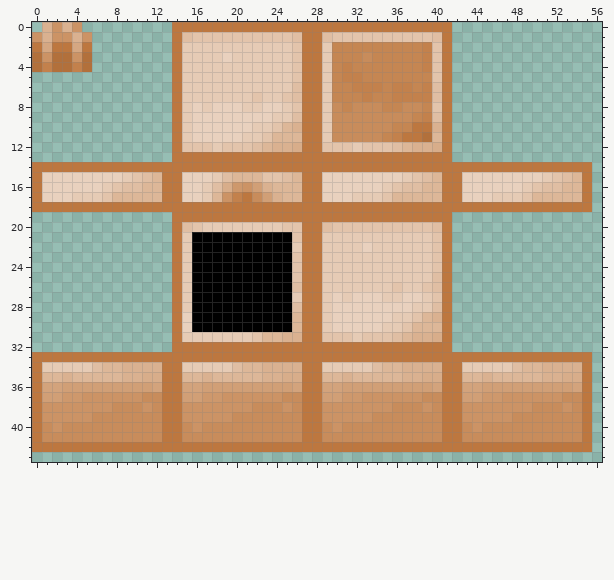
Pixel-art sprite -- assets/ironchest/textures/model/copperchest.png. The first picture shows the starting point.
The file is 64x64 pixels. Colours within 5 levels of each other are drawn and written as one. Shown: x 0..56, y 0..43.
The same view after the edit:
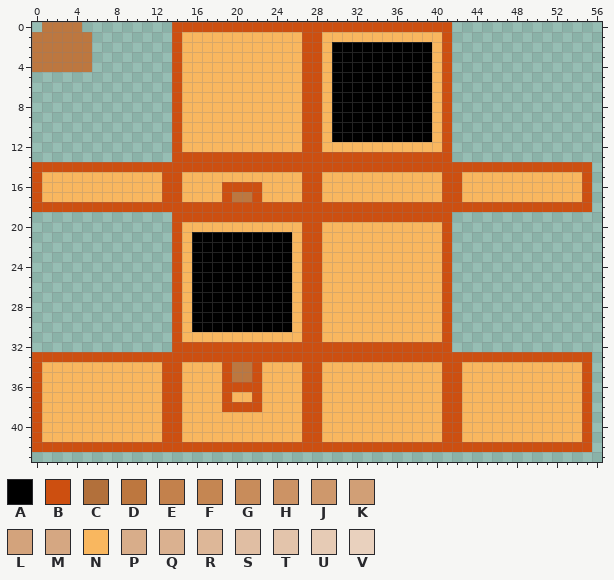
Palette (. is transparent): A #000000  B #cd4f10  C #b2703b  D #bd773f  E #c3814c  F #c58652  G #c88c5b  H #cc9365  J #ce986c  K #d19f76  L #d3a37c  M #d5a782  N #f9b75f  P #d8ad8a  Q #dab190  R #ddb798  S #e0bea3  T #e3c4ab  U #e6cbb5  V #e9d1be
Edits made:
@@ x 0..56 @@
- 0 .QHQH.........DDDDDDDDDDDDDDDDDDDDDDDDDDDD...............
- 1 HQHHQH........DSTTTTTTTTTTSDDSTTTTTTTTTTSD...............
- 2 DMDDMD........DUUUUUUUUUUUTDDUFFFFFFFFFETD...............
- 3 CHCCHC........DUUUUVUUUUUUTDDUFFFGFFFFFETD...............
- 4 CECCEC........DUUUUUUUUUUUTDDUFEFFFFFFFETD...............
- 5 ..............DUUUUUUUUUUUTDDUFEEFFFFFFFTD...............
- 6 ..............DUUUUUUUUUUUSDDUFFEEEFEEFESD...............
- 7 ..............DUUUUUUUTUUTSDDUFFFEFFEEEESD...............
- 8 ..............DUVUVVVUUVVUTDDUGFGGGFFGGFTD...............
- 9 ..............DUVVVVVVVVUUSDDUGGGGGGGGFESD...............
-10 ..............DUVVVVVVUUTRQDDUGGGGGGFFDDQD...............
-11 ..............DUVVVVVUUTRRRDDUGGGGGFEDDCRD...............
-12 ..............DTTTUTTTSRQQPDDTTTUTTTSRQQPD...............
-13 ..............DDDDDDDDDDDDDDDDDDDDDDDDDDDD...............
-14 DDDDDDDDDDDDDDDDDDDDDDDDDDDDDDDDDDDDDDDDDDDDDDDDDDDDDDDD.
-15 DVVVVVVVVUTSRDDVVVUSRRRTTSRDDVVVVVVVVUTSRDDVVVVVVVVUTSRD.
-16 DVVVVVVUTSSRRDDVVUSPJHKQRRRDDVVVVVVUTSSRRDDVVVVVVUTSSRRD.
-17 DVVVUUUTRRRRRDDVVURHEDGKQRRDDVVVUUUTRRRRRDDVVVUUUTRRRRRD.
-18 DDDDDDDDDDDDDDDDDDDDDDDDDDDDDDDDDDDDDDDDDDDDDDDDDDDDDDDD.
-19 ..............DDDDDDDDDDDDDDDDDDDDDDDDDDDD...............
-20 ..............DSTUUUUUUUUTTDDSTTTTTTTTTTSD...............
-21 ..............DUAAAAAAAAAATDDUUUUUUUUUUUTD...............
-22 ..............DUAAAAAAAAAAUDDUUUUVUUUUUUTD...............
-23 ..............DUAAAAAAAAAATDDUUUUUUUUUUUTD...............
-24 ..............DUAAAAAAAAAATDDUUUUUUUUUUUTD...............
-25 ..............DUAAAAAAAAAATDDUUUUUUUUUUUSD...............
-26 ..............DUAAAAAAAAAASDDUUUUUUUTUUTSD...............
-27 ..............DUAAAAAAAAAAUDDUVUVVVUUVVUTD...............
-28 ..............DUAAAAAAAAAASDDUVVVVVVVVUUSD...............
-29 ..............DVAAAAAAAAAARDDUVVVVVVUUTRQD...............
-30 ..............DVAAAAAAAAAARDDUVVVVVUUTRRRD...............
-31 ..............DUUUUUUUTRRQQDDTTTUTTTSRQQPD...............
-32 ..............DDDDDDDDDDDDDDDDDDDDDDDDDDDD...............
-33 DDDDDDDDDDDDDDDDDDDDDDDDDDDDDDDDDDDDDDDDDDDDDDDDDDDDDDDD.
-34 DUUUUUSRRQQQQDDUUUUUSRRQQQQDDUUUUUSRRQQQQDDUUUUUSRRQQQQD.
-35 DRRQRRRRRQQPPDDRRQRRRRRQQPPDDRRQRRRRRQQPPDDRRQRRRRRQQPPD.
-36 DLLKKKKKKKKKLDDLLKKKKKKKKKLDDLLKKKKKKKKKLDDLLKKKKKKKKKLD.
-37 DKKJJHHHHHHGGDDKKJJHHHHHHGGDDKKJJHHHHHHGGDDKKJJHHHHHHGGD.
-38 DHHHHHHHGGGHGDDHHHHHHHGGGHGDDHHHHHHHGGGHGDDHHHHHHHGGGHGD.
-39 DHHHHHGGGGGGGDDHHHHHGGGGGGGDDHHHHHGGGGGGGDDHHHHHGGGGGGGD.
-40 DGHGGGGGGGGGGDDGHGGGGGGGGGGDDGHGGGGGGGGGGDDGHGGGGGGGGGGD.
-41 DGGGGGGGGGGGGDDGGGGGGGGGGGGDDGGGGGGGGGGGGDDGGGGGGGGGGGGD.
-42 DDDDDDDDDDDDDDDDDDDDDDDDDDDDDDDDDDDDDDDDDDDDDDDDDDDDDDDD.
+ 0 .DDDD.........BBBBBBBBBBBBBBBBBBBBBBBBBBBB...............
+ 1 DDDDDD........BNNNNNNNNNNNNBBNNNNNNNNNNNNB...............
+ 2 DDDDDD........BNNNNNNNNNNNNBBNAAAAAAAAAANB...............
+ 3 DDDDDD........BNNNNNNNNNNNNBBNAAAAAAAAAANB...............
+ 4 DDDDDD........BNNNNNNNNNNNNBBNAAAAAAAAAANB...............
+ 5 ..............BNNNNNNNNNNNNBBNAAAAAAAAAANB...............
+ 6 ..............BNNNNNNNNNNNNBBNAAAAAAAAAANB...............
+ 7 ..............BNNNNNNNNNNNNBBNAAAAAAAAAANB...............
+ 8 ..............BNNNNNNNNNNNNBBNAAAAAAAAAANB...............
+ 9 ..............BNNNNNNNNNNNNBBNAAAAAAAAAANB...............
+10 ..............BNNNNNNNNNNNNBBNAAAAAAAAAANB...............
+11 ..............BNNNNNNNNNNNNBBNAAAAAAAAAANB...............
+12 ..............BNNNNNNNNNNNNBBNNNNNNNNNNNNB...............
+13 ..............BBBBBBBBBBBBBBBBBBBBBBBBBBBB...............
+14 BBBBBBBBBBBBBBBBBBBBBBBBBBBBBBBBBBBBBBBBBBBBBBBBBBBBBBBB.
+15 BNNNNNNNNNNNNBBNNNNNNNNNNNNBBNNNNNNNNNNNNBBNNNNNNNNNNNNB.
+16 BNNNNNNNNNNNNBBNNNNBBBBNNNNBBNNNNNNNNNNNNBBNNNNNNNNNNNNB.
+17 BNNNNNNNNNNNNBBNNNNBDDBNNNNBBNNNNNNNNNNNNBBNNNNNNNNNNNNB.
+18 BBBBBBBBBBBBBBBBBBBBBBBBBBBBBBBBBBBBBBBBBBBBBBBBBBBBBBBB.
+19 ..............BBBBBBBBBBBBBBBBBBBBBBBBBBBB...............
+20 ..............BNNNNNNNNNNNNBBNNNNNNNNNNNNB...............
+21 ..............BNAAAAAAAAAANBBNNNNNNNNNNNNB...............
+22 ..............BNAAAAAAAAAANBBNNNNNNNNNNNNB...............
+23 ..............BNAAAAAAAAAANBBNNNNNNNNNNNNB...............
+24 ..............BNAAAAAAAAAANBBNNNNNNNNNNNNB...............
+25 ..............BNAAAAAAAAAANBBNNNNNNNNNNNNB...............
+26 ..............BNAAAAAAAAAANBBNNNNNNNNNNNNB...............
+27 ..............BNAAAAAAAAAANBBNNNNNNNNNNNNB...............
+28 ..............BNAAAAAAAAAANBBNNNNNNNNNNNNB...............
+29 ..............BNAAAAAAAAAANBBNNNNNNNNNNNNB...............
+30 ..............BNAAAAAAAAAANBBNNNNNNNNNNNNB...............
+31 ..............BNNNNNNNNNNNNBBNNNNNNNNNNNNB...............
+32 ..............BBBBBBBBBBBBBBBBBBBBBBBBBBBB...............
+33 BBBBBBBBBBBBBBBBBBBBBBBBBBBBBBBBBBBBBBBBBBBBBBBBBBBBBBBB.
+34 BNNNNNNNNNNNNBBNNNNBDDBNNNNBBNNNNNNNNNNNNBBNNNNNNNNNNNNB.
+35 BNNNNNNNNNNNNBBNNNNBDDBNNNNBBNNNNNNNNNNNNBBNNNNNNNNNNNNB.
+36 BNNNNNNNNNNNNBBNNNNBBBBNNNNBBNNNNNNNNNNNNBBNNNNNNNNNNNNB.
+37 BNNNNNNNNNNNNBBNNNNBNNBNNNNBBNNNNNNNNNNNNBBNNNNNNNNNNNNB.
+38 BNNNNNNNNNNNNBBNNNNBBBBNNNNBBNNNNNNNNNNNNBBNNNNNNNNNNNNB.
+39 BNNNNNNNNNNNNBBNNNNNNNNNNNNBBNNNNNNNNNNNNBBNNNNNNNNNNNNB.
+40 BNNNNNNNNNNNNBBNNNNNNNNNNNNBBNNNNNNNNNNNNBBNNNNNNNNNNNNB.
+41 BNNNNNNNNNNNNBBNNNNNNNNNNNNBBNNNNNNNNNNNNBBNNNNNNNNNNNNB.
+42 BBBBBBBBBBBBBBBBBBBBBBBBBBBBBBBBBBBBBBBBBBBBBBBBBBBBBBBB.
 43 .........................................................
Boxes around the changes in both pictures, in picture pixels (x1, y1, x2, y2):
changed: (32, 22, 592, 452)
